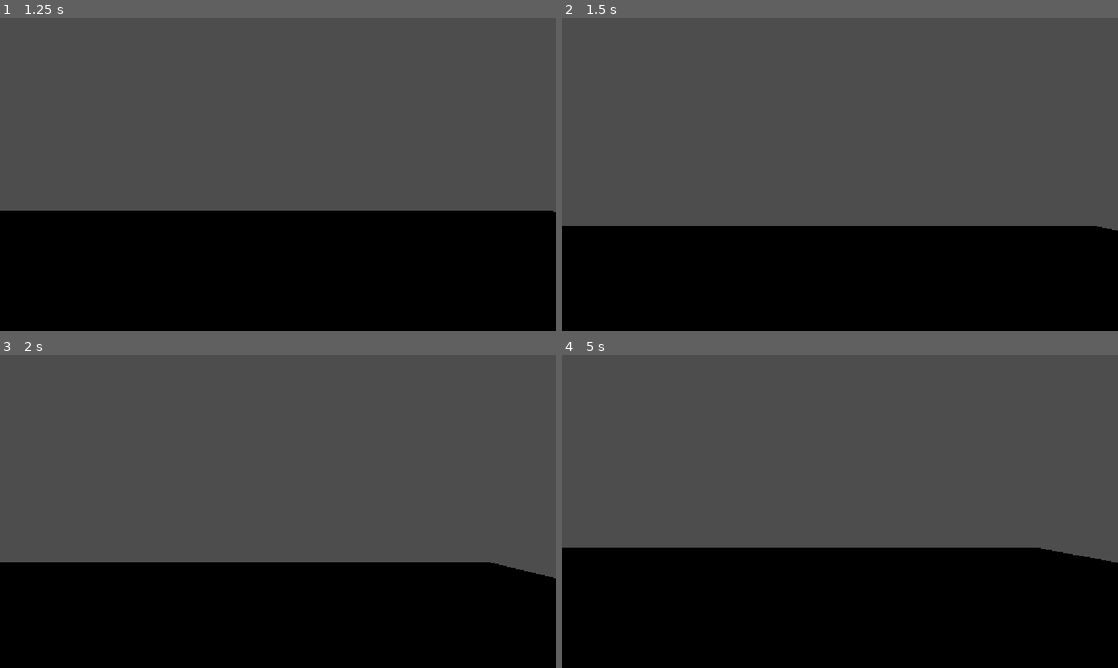
Above: before the commit, frames 1-4 (two rows, left to right).
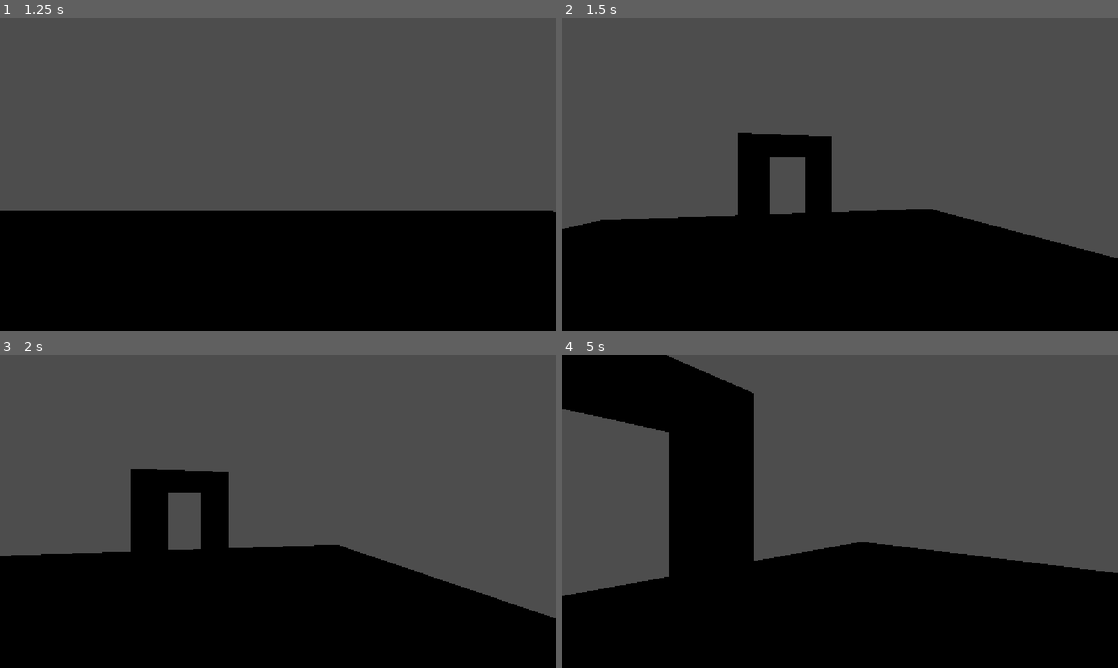
Above: after the commit, the same moments.

Repository: JoshuahMi/WeltenbastlerWalkingSimulator
Game: Godot game, scene res://Template/Main/WbWsMain.tscn
The game is run twice, just before and just after one commit, with the same random seed, the same clock (stepped at 60 frames per second) and the same inputs.
Inputs (mouse positions are in pixels of both pictures, inside the frame that each line leads up to):
- Up to frame 1 (1.25 s): click "Darstellung Starten" at 0.5 s
- Up to frame 2 (1.5 s): tap Enter (ui_accept) at 1.25 s; move the mouse to (962, 158) at 1.27 s; hold Right (ui_right) from 1.28 s (still down)
- Up to frame 3 (2 s): keep holding Right (ui_right); tap Enter (ui_accept) at 1.52 s
- Up to frame 4 (5 s): move the mouse to (728, 527) at 2.02 s; release Right (ui_right) at 2.03 s; hold Down (ui_down) 2.03-2.78 s; tap Enter (ui_accept) at 2.27, 3.77, 4.52 s; move the mouse to (895, 442) at 2.77 s; hold Right (ui_right) 2.78-3.53 s; move the mouse to (812, 574) at 3.52 s; hold Up (ui_up) 3.53-4.28 s; move the mouse to (1006, 558) at 4.27 s; hold Left (ui_left) from 4.28 s (still down)

Frame 1 is identical in both runs. In frame 2, 6.8% of the frame differs, in the area x 0-100%, y 36-77%; in frame 3, 8.4%; in frame 4, 16%, in the area x 0-100%, y 0-77%.

Commit message:
Worked on Level Transition

Diff:
--- a/Presentation/Levels/ExampleLevel.tscn
+++ b/Presentation/Levels/ExampleLevel.tscn
@@ -1,6 +1,7 @@
 [gd_scene format=3 uid="uid://svklt8jt4653"]
 
 [ext_resource type="Script" uid="uid://bppu1gw6eq55r" path="res://Template/Main/Game/Environment/Level/wb_ws_level.gd" id="1_fqdhf"]
+[ext_resource type="PackedScene" uid="uid://dfp1goimt56lv" path="res://Template/Main/Game/Environment/Level/WbWsTeleportPoint.tscn" id="2_k22ak"]
 
 [node name="ExampleLevel" type="Node3D" unique_id=2135115398]
 script = ExtResource("1_fqdhf")
@@ -9,3 +10,18 @@
 [node name="CSGBox3D" type="CSGBox3D" parent="." unique_id=1040682627]
 use_collision = true
 size = Vector3(29.960938, 1, 22.405273)
+
+[node name="CSGBox3D2" type="CSGBox3D" parent="." unique_id=1146029028]
+transform = Transform3D(1, 0, 0, 0, 1, 0, 0, 0, 1, 12.677145, 2.651742, 0)
+use_collision = true
+size = Vector3(1, 5.9345703, 5.296631)
+
+[node name="CSGBox3D3" type="CSGBox3D" parent="CSGBox3D2" unique_id=1788739200]
+transform = Transform3D(1, 0, 0, 0, 1, 0, 0, 0, 1, -0.5089512, -0.969182, 0)
+operation = 2
+size = Vector3(7.1845703, 5.4196777, 2.1306152)
+
+[node name="WbWsTeleportPoint" parent="." unique_id=1395161882 instance=ExtResource("2_k22ak")]
+transform = Transform3D(1, 0, 0, 0, 1, 0, 0, 0, 1, 9.250458, 2.7544308, 0.24013281)
+level_adress = "Example2"
+spawn_point_adress = ""
--- a/Template/Main/Game/Environment/Level/WbWsTeleportPoint.tscn
+++ b/Template/Main/Game/Environment/Level/WbWsTeleportPoint.tscn
@@ -3,6 +3,7 @@
 [ext_resource type="Script" uid="uid://o52f8pc0t31w" path="res://Template/Main/Game/Environment/Level/wb_ws_teleport_point.gd" id="1_oxj5o"]
 
 [sub_resource type="BoxShape3D" id="BoxShape3D_reusg"]
+size = Vector3(2.433838, 3.8134766, 1)
 
 [node name="WbWsTeleportPoint" type="Area3D" unique_id=1395161882 groups=["TeleportPoint"]]
 script = ExtResource("1_oxj5o")
--- a/Template/Main/Game/Player/wb_ws_player.gd
+++ b/Template/Main/Game/Player/wb_ws_player.gd
@@ -1,4 +1,6 @@
 class_name WbWsPlayer extends CharacterBody3D
+
+@onready var camera: Camera3D = $Camera3D
 
 ## The player class
 
@@ -10,6 +12,12 @@
 	add_to_group("Player")
 
 	pass
+
+func _unhandled_input(event: InputEvent) -> void:
+
+	if event is InputEventMouseMotion:
+		rotate_y(-0.01 * event.screen_relative.x)
+		pass
 
 func _physics_process(delta: float) -> void:
 	# Add the gravity.
@@ -32,3 +40,8 @@
 		velocity.z = move_toward(velocity.z, 0, SPEED)
 
 	move_and_slide()
+
+func look():
+
+
+	pass
